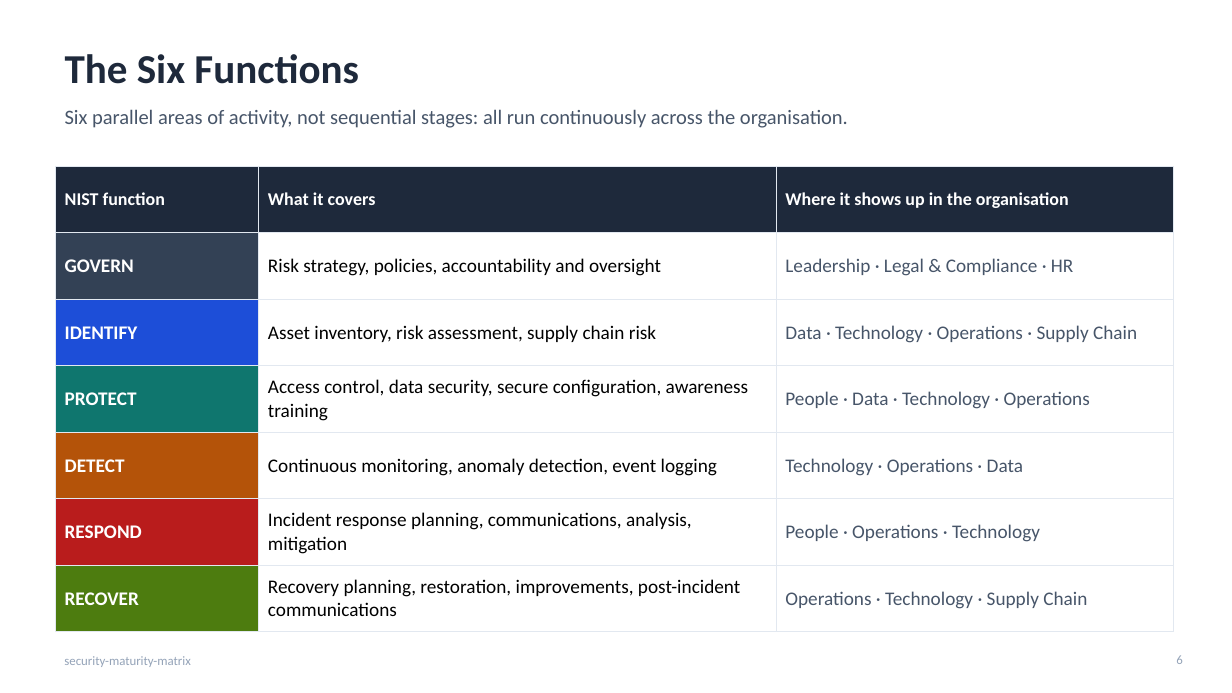
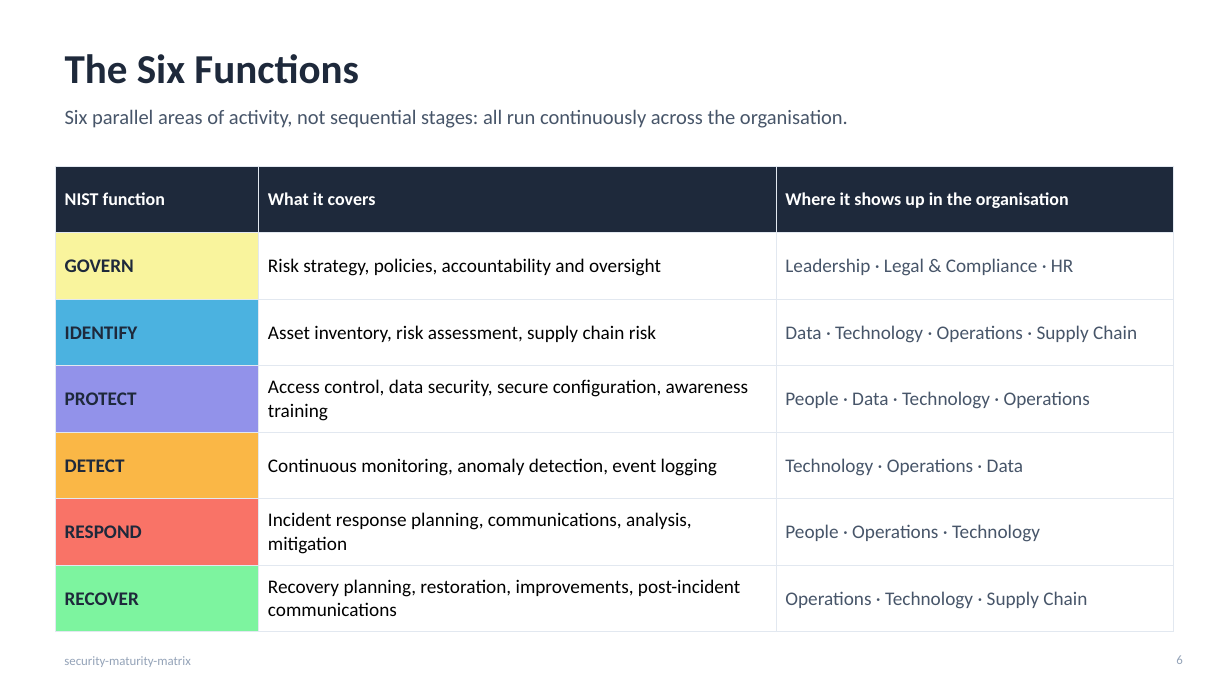
Before and after one commit to srilekha82/security-maturity-matrix, a slide deck: slide 6 of docs/deck/Cybersecurity_and_AI_Capability.pptx. Drawn at 1232x693 pixels with LibreOffice and Linux fonts; fonts in the diff are those of the drawing. Boxes give left, top, right and bottom in pixels: in the first picture for what was removed or moved away, otherwise in the second. Text is boxed around its words. In the diff, an @@ line names an element or a change of style, - is before the commit and + after.

```diff
--- a/docs/deck/Cybersecurity_and_AI_Capability.pptx
+++ b/docs/deck/Cybersecurity_and_AI_Capability.pptx
@@ table at bbox=[55, 166, 1174, 620] @@
@@ fill #334155 to #F9F49D in row 2, column 1 @@
@@ fill #1D4ED8 to #4BB2E0 in row 3, column 1 @@
@@ fill #0F766E to #9292EA in row 4, column 1 @@
@@ fill #B45309 to #FAB746 in row 5, column 1 @@
@@ fill #B91C1C to #F97367 in row 6, column 1 @@
@@ fill #4D7C0F to #7DF49F in row 7, column 1 @@
@@ text colour #FFFFFF to #1E293B in "GOVERN", "IDENTIFY", "PROTECT", "DETECT" and 2 more places @@
```
Also in this commit, not shown: 2 other slides changed, 5 other files.
